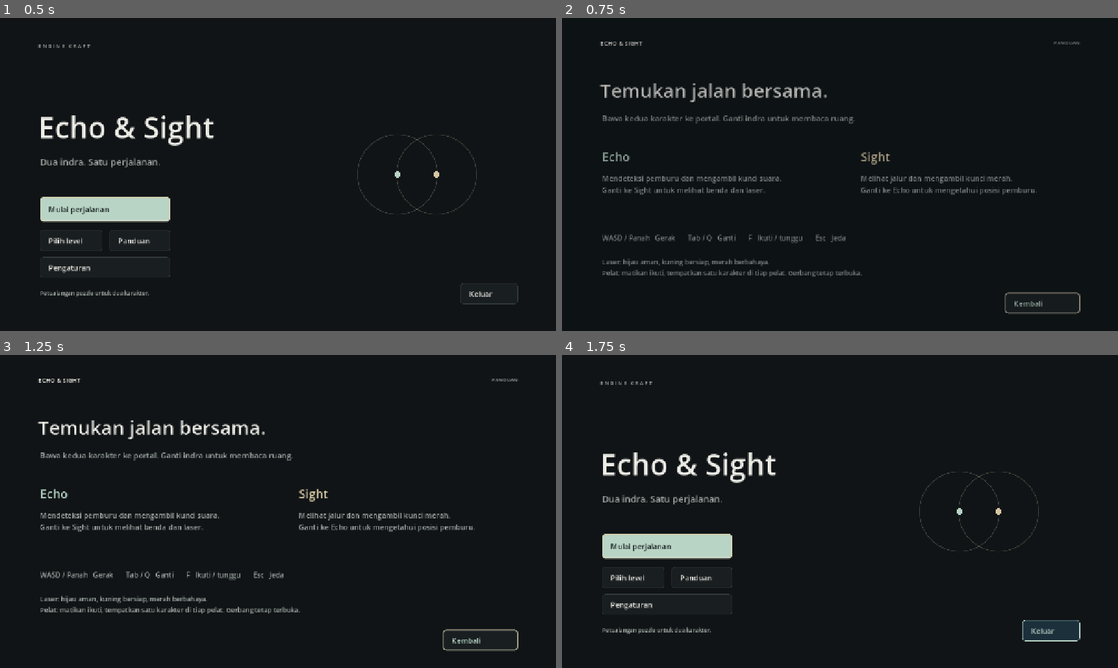
Above: before the commit, frames 1-4 (two rows, left to right).
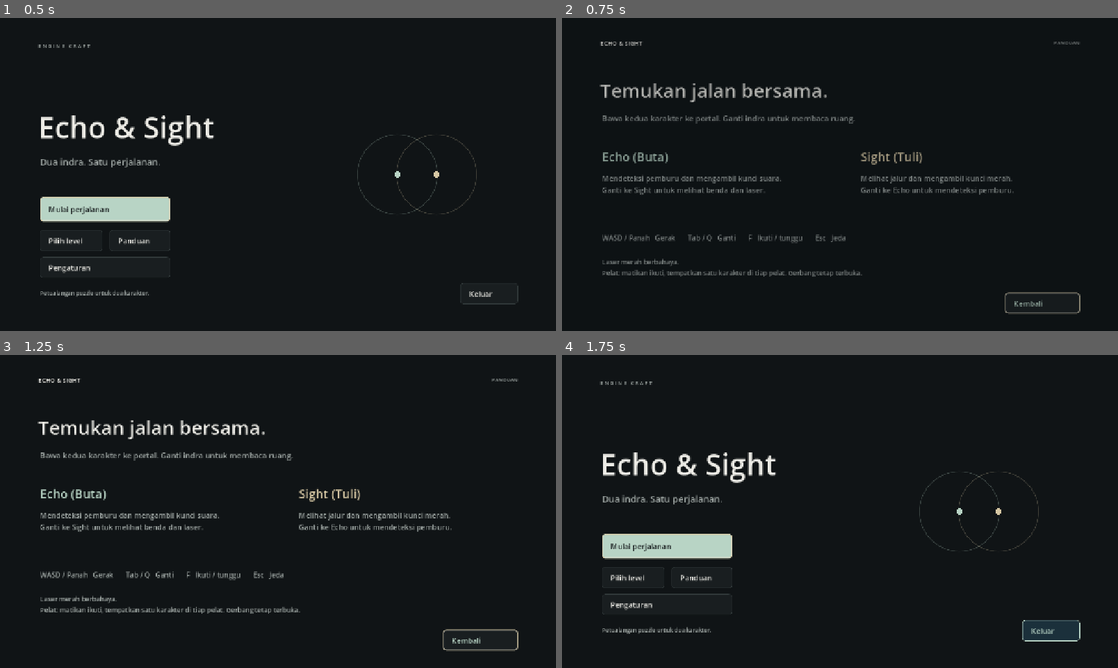
Above: after the commit, the same moments.

Repository: seanopegs/Engine-Craft
Game: Godot game, scene res://scenes/main_menu.tscn
The game is run twice, just before and just after one commit, with the same random seed, the same clock (stepped at 60 frames per second) and the same inputs.
Inputs:
- Up to frame 1 (0.5 s): no input
- Up to frame 2 (0.75 s): click "Panduan" at 0.5 s
- Up to frame 3 (1.25 s): no input
- Up to frame 4 (1.75 s): click "Kembali" at 1.25 s

Frame 1 is identical in both runs. In frame 2, 0.5% of the frame differs, in the area x 10-86%, y 42-80%; in frame 3, 0.6%; in frame 4, nothing differs.

Commit message:
small changes again

Diff:
--- a/scripts/how_to_play.gd
+++ b/scripts/how_to_play.gd
@@ -6,13 +6,13 @@
 	GameUI.header(ui, "PANDUAN")
 	GameUI.label(ui, "Temukan jalan bersama.", Rect2(88, 135, 1000, 66), 44)
 	GameUI.paragraph(ui, "Bawa kedua karakter ke portal. Ganti indra untuk membaca ruang.", Rect2(92, 218, 1050, 36), 18)
-	GameUI.label(ui, "Echo", Rect2(92, 300, 480, 42), 28, GameUI.CYAN)
+	GameUI.label(ui, "Echo (Buta)", Rect2(92, 300, 480, 42), 28, GameUI.CYAN)
 	GameUI.paragraph(ui, "Mendeteksi pemburu dan mengambil kunci suara.\nGanti ke Sight untuk melihat benda dan laser.", Rect2(92, 356, 500, 88), 17)
-	GameUI.label(ui, "Sight", Rect2(688, 300, 480, 42), 28, GameUI.GOLD)
-	GameUI.paragraph(ui, "Melihat jalur dan mengambil kunci merah.\nGanti ke Echo untuk mengetahui posisi pemburu.", Rect2(688, 356, 500, 88), 17)
+	GameUI.label(ui, "Sight (Tuli)", Rect2(688, 300, 480, 42), 28, GameUI.GOLD)
+	GameUI.paragraph(ui, "Melihat jalur dan mengambil kunci merah.\nGanti ke Echo untuk mendeteksi pemburu.", Rect2(688, 356, 500, 88), 17)
 	GameUI.rule(ui, Rect2(92, 466, 1100, 1))
 	GameUI.paragraph(ui, "WASD / Panah   Gerak       Tab / Q   Ganti       F   Ikuti / tunggu       Esc   Jeda", Rect2(92, 494, 1100, 36), 16)
-	GameUI.paragraph(ui, "Laser: hijau aman, kuning bersiap, merah berbahaya.\nPelat: matikan ikuti, tempatkan satu karakter di tiap pelat. Gerbang tetap terbuka.", Rect2(92, 550, 1090, 64), 15)
+	GameUI.paragraph(ui, "Laser merah berbahaya.\nPelat: matikan ikuti, tempatkan satu karakter di tiap pelat. Gerbang tetap terbuka.", Rect2(92, 550, 1090, 64), 15)
 	var back := GameUI.button(ui, "Kembali", Rect2(1020, 632, 172, 44), _on_back)
 	back.grab_focus()
 	GameUI.entrance(ui)
--- a/scripts/objects/laser_trap.gd
+++ b/scripts/objects/laser_trap.gd
@@ -2,7 +2,6 @@
 class_name LaserTrap
 
 @export var is_active: bool = true
-var pulse_timer: float = 0.0
 var is_detected_by_sonar: bool = false
 var sonar_visibility: float = 0.0
 
@@ -11,13 +10,14 @@
 	body_entered.connect(_on_body_entered)
 
 func _process(delta: float) -> void:
-	pulse_timer = fmod(pulse_timer + delta, 5.0)
-	is_active = pulse_timer < 2.0
-	if is_active:
-		for body in get_overlapping_bodies():
-			_on_body_entered(body)
+	is_active = true
+
 	if sonar_visibility > 0.0:
 		sonar_visibility = maxf(0.0, sonar_visibility - delta * 0.7)
+
+	for body in get_overlapping_bodies():
+		_on_body_entered(body)
+
 	queue_redraw()
 
 func illuminate_by_sonar() -> void:
@@ -28,36 +28,81 @@
 	# Blind character cannot visually see objects.
 	if AudioManager and not AudioManager.is_deaf_mode:
 		return
-	if not is_active:
-		var warning := pulse_timer > 4.2
-		var safe_color := Color(0.95, 0.7, 0.2, 0.8) if warning else Color(0.25, 0.7, 0.5, 0.45)
-		draw_rect(Rect2(-24, -24, 48, 48), safe_color, false, 2.0)
-		draw_arc(Vector2.ZERO, 12, -PI / 2, -PI / 2 + TAU * (5.0 - pulse_timer) / 3.0, 24, safe_color, 2)
-		return
-	draw_rect(Rect2(-24, -24, 48, 48), Color(1, 0.1, 0.1, 0.16))
-	draw_rect(Rect2(-24, -24, 48, 48), Color(1, 0.2, 0.2, 0.8), false, 2)
+
+	draw_rect(
+		Rect2(-24, -24, 48, 48),
+		Color(1, 0.1, 0.1, 0.16)
+	)
+
+	draw_rect(
+		Rect2(-24, -24, 48, 48),
+		Color(1, 0.2, 0.2, 0.8),
+		false,
+		2.0
+	)
+
 	var alpha: float = 0.9
+
 	if AudioManager and not AudioManager.is_deaf_mode:
-		# If in blind mode, only visible through sonar illumination
 		alpha = maxf(0.05, sonar_visibility)
 
-	var pulse = (sin(pulse_timer) + 1.0) * 0.2 + 0.8
-	var beam_col = Color(1.0, 0.15, 0.2, alpha * pulse)
-	var glow_col = Color(1.0, 0.1, 0.1, alpha * 0.3)
+	var beam_pulse = 0.9
+
+	var beam_col = Color(
+		1.0,
+		0.15,
+		0.2,
+		alpha * beam_pulse
+	)
+
+	var glow_col = Color(
+		1.0,
+		0.1,
+		0.1,
+		alpha * 0.3
+	)
 
 	# Emitters
-	draw_circle(Vector2(-24, 0), 6.0, Color(0.4, 0.4, 0.5, alpha))
-	draw_circle(Vector2(24, 0), 6.0, Color(0.4, 0.4, 0.5, alpha))
+	draw_circle(
+		Vector2(-24, 0),
+		6.0,
+		Color(0.4, 0.4, 0.5, alpha)
+	)
+
+	draw_circle(
+		Vector2(24, 0),
+		6.0,
+		Color(0.4, 0.4, 0.5, alpha)
+	)
 
 	# Glow & Core Laser Beam
-	draw_line(Vector2(-24, 0), Vector2(24, 0), glow_col, 12.0)
-	draw_line(Vector2(-24, 0), Vector2(24, 0), beam_col, 4.0)
-	draw_line(Vector2(-24, 0), Vector2(24, 0), Color(1.0, 1.0, 1.0, alpha * 0.8), 1.5)
+	draw_line(
+		Vector2(-24, 0),
+		Vector2(24, 0),
+		glow_col,
+		12.0
+	)
+
+	draw_line(
+		Vector2(-24, 0),
+		Vector2(24, 0),
+		beam_col,
+		4.0
+	)
+
+	draw_line(
+		Vector2(-24, 0),
+		Vector2(24, 0),
+		Color(1.0, 1.0, 1.0, alpha * 0.8),
+		1.5
+	)
 
 func _on_body_entered(body: Node2D) -> void:
 	if is_active and body.is_in_group("players"):
 		if AudioManager:
 			AudioManager.play_laser_buzz()
+
 		var game_mgr = get_tree().get_first_node_in_group("game_manager")
+
 		if game_mgr and game_mgr.has_method("player_died"):
 			game_mgr.player_died("Terkena Laser Trap!")
Not shown, changed: levels/level_4.txt
Not shown, changed: levels/level_5.txt
